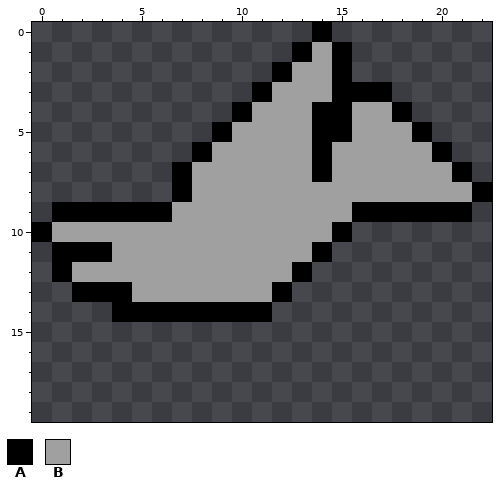
Pixel-art sprite, stored at floor/processor/images/Panto2019/Sky/pterodactyl_2.png. The first picture shows the starting point.
The file is 23x20 pixels. Pixels under 10% opacity are left out. Colours within 5 levels of each other are drawn and written as one.
Palette (. is transparent): A #000000  B #a0a0a0
New version:
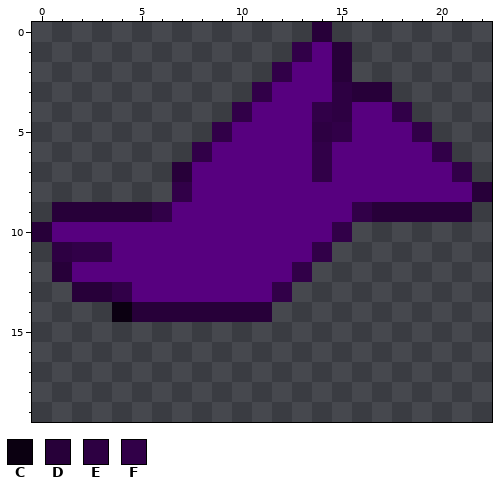
Colours new in this view: C #0b0011  D #270039  E #2d0042  F #310048
Diff:
@@ palette @@
-B #a0a0a0
+B #57007f
@@ x 0..22 @@
- 0 ..............A........
- 1 .............ABA.......
- 2 ............ABBA.......
- 3 ...........ABBBAAA.....
- 4 ..........ABBBAABBA....
- 5 .........ABBBBAABBBA...
- 6 ........ABBBBBABBBBBA..
- 7 .......ABBBBBBABBBBBBA.
- 8 .......ABBBBBBBBBBBBBBA
- 9 .AAAAAABBBBBBBBBAAAAAA.
-10 ABBBBBBBBBBBBBBA.......
-11 .AAABBBBBBBBBBA........
-12 .ABBBBBBBBBBBA.........
-13 ..AAABBBBBBBA..........
-14 ....AAAAAAAA...........
+ 0 ..............D........
+ 1 .............FBD.......
+ 2 ............FBBD.......
+ 3 ...........FBBBEDD.....
+ 4 ..........FBBBFEBBF....
+ 5 .........FBBBBEFBBBF...
+ 6 ........FBBBBBFBBBBBF..
+ 7 .......DBBBBBBFBBBBBBF.
+ 8 .......FBBBBBBBBBBBBBBD
+ 9 .DDDDDFBBBBBBBBBFDDDDD.
+10 DBBBBBBBBBBBBBBF.......
+11 .EFFBBBBBBBBBBF........
+12 .DBBBBBBBBBBBF.........
+13 ..DDFBBBBBBBF..........
+14 ....CDDDDDDD...........
 15 .......................
